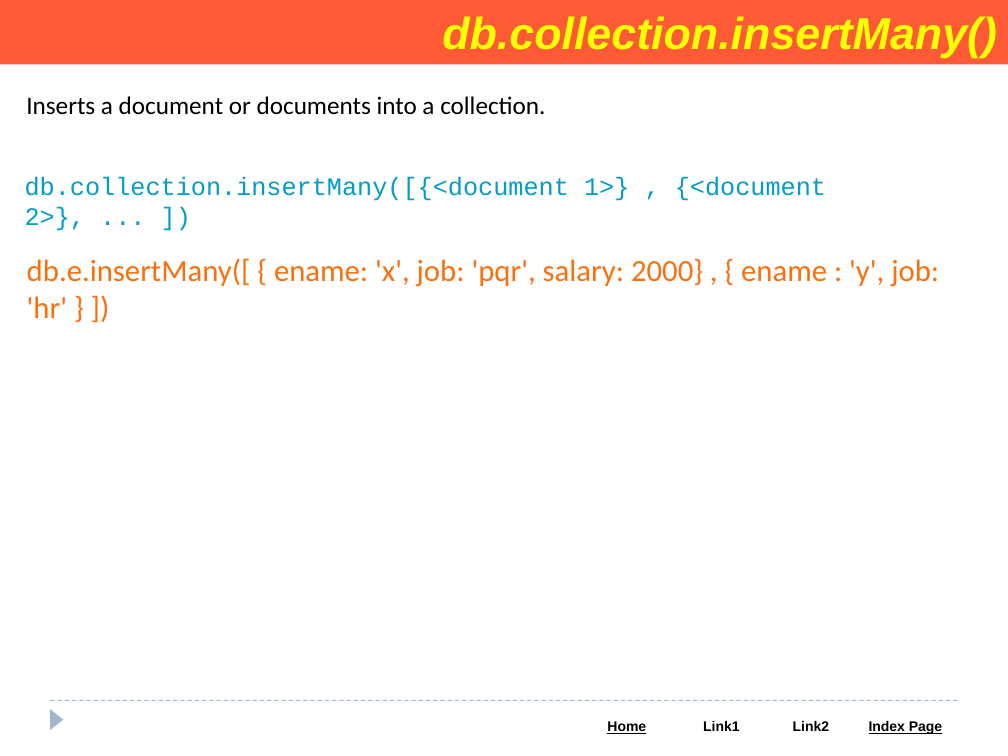
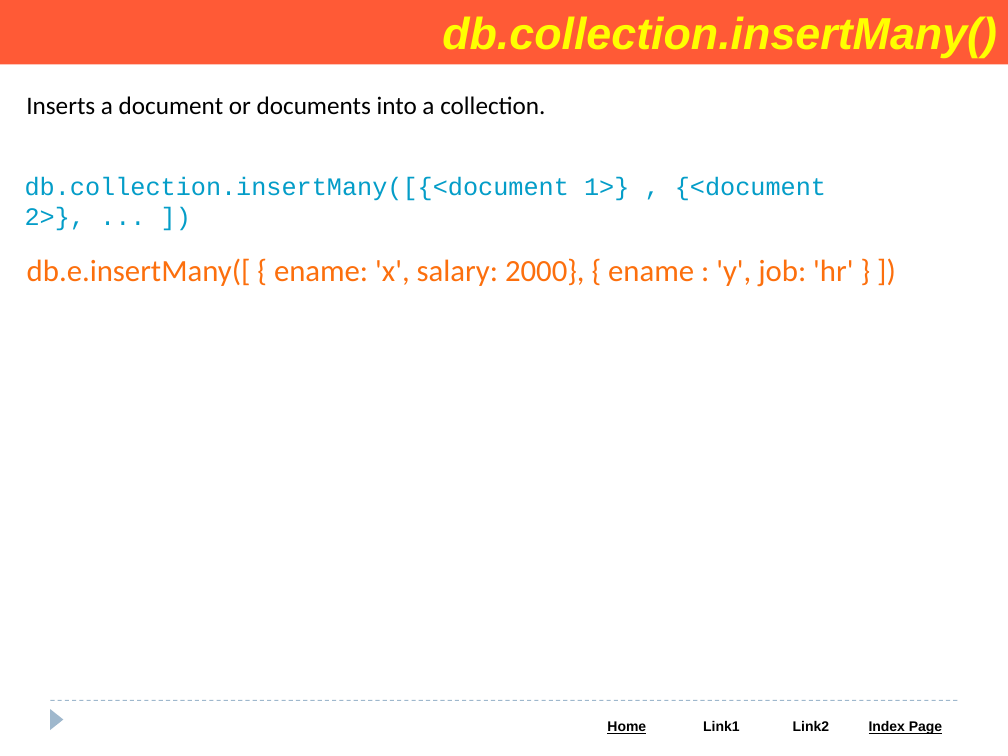
Before and after one commit to Saleel-Bagde/PPT-s, a slide deck: slide 72 of MongoDB PPT.pptx (slide 71 before the commit). Drawn at 1008x756 pixels with LibreOffice and Linux fonts; fonts in the diff are those of the drawing. Boxes give left, top, right and bottom in pixels: in the first picture for what was removed or moved away, otherwise in the second. Text is boxed around its words. In the diff, an @@ line names an element or a change of style, - is before the commit and + after.

```diff
--- a/MongoDB PPT.pptx
+++ b/MongoDB PPT.pptx
@@ text at (27,258,853,287): text changed @@
-db.e.insertMany([ { ename: 'x', job: 'pqr', salary: 2000} , { ename : 'y', job: 'hr' } ])
+db.e.insertMany([ { ename: 'x', salary: 2000}, { ename : 'y', job: 'hr' } ])
```
Also in this commit, not shown: 17 other slides changed, 1 slide added, 36 slides removed, 2 other files.
